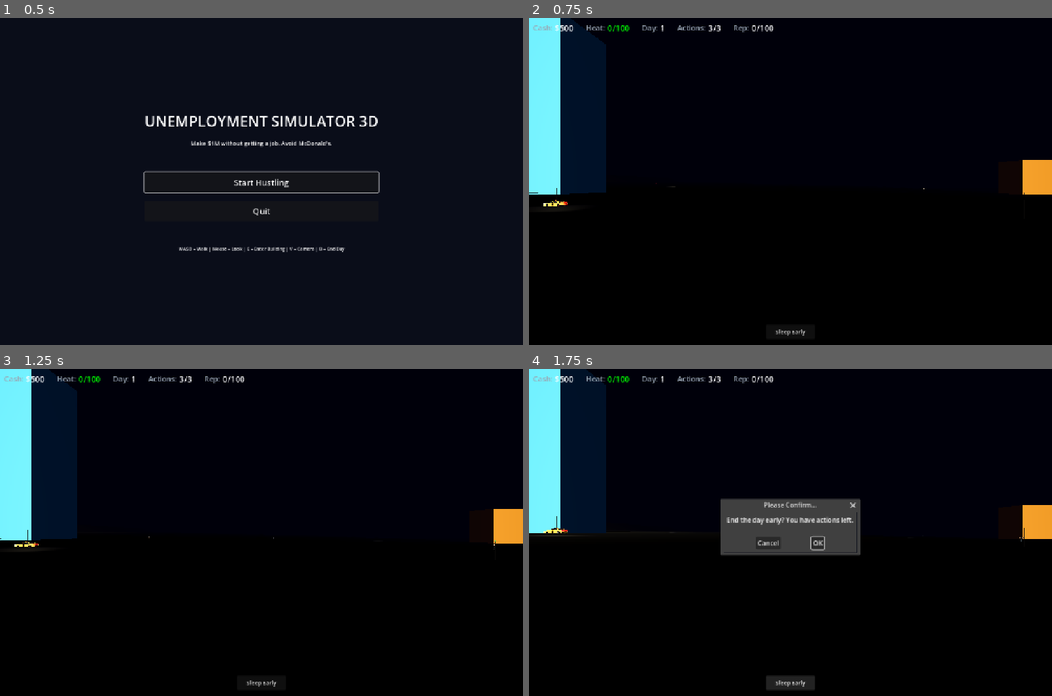
Above: before the commit, frames 1-4 (two rows, left to right).
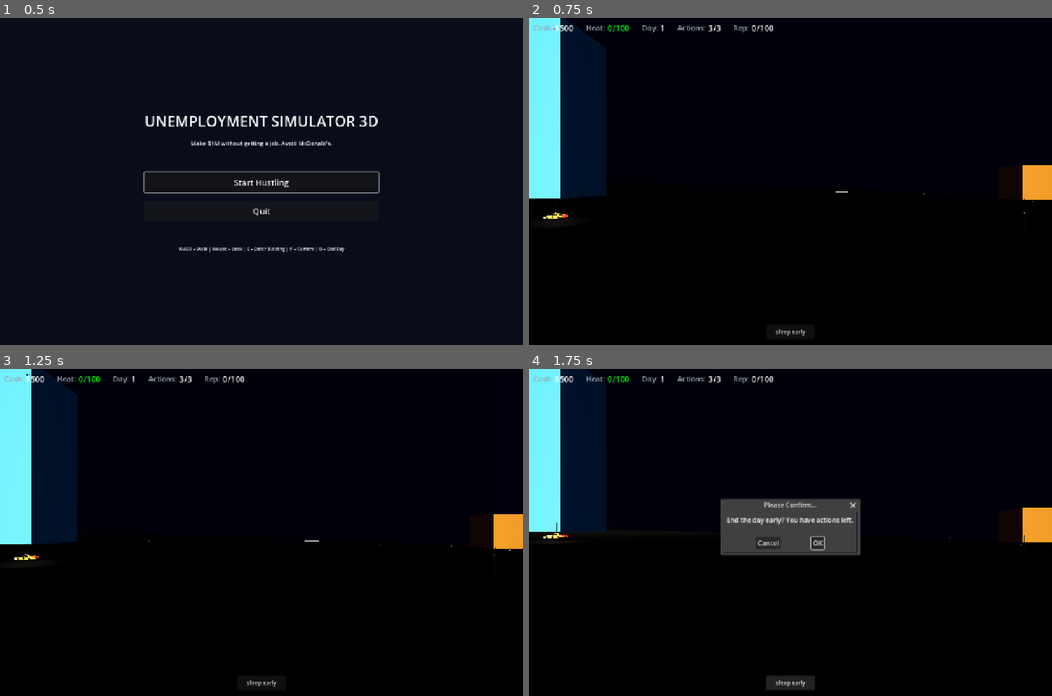
Above: after the commit, the same moments.

Repository: buttergolemcode/unemploymentsimulator
Game: Godot game, scene res://scenes/MainMenu.tscn
Same seed, same stepped clock (60 frames per second), same inputs: the game is played once before the commit and once after it.
Inputs:
- Up to frame 1 (0.5 s): no input
- Up to frame 2 (0.75 s): click "Start Hustling" at 0.5 s
- Up to frame 3 (1.25 s): no input
- Up to frame 4 (1.75 s): click "Sleep Early" at 1.25 s

Frame 1 is identical in both runs. In frame 2, 0.6% of the frame differs, in the area x 0-100%, y 0-62%; in frame 3, 0.5%; in frame 4, 0.3%.

Commit message:
Heightmap terrain: load PNG instead of procedural sin() — real Portofino coast
Generated 1024x1024 heightmap PNG with Python (Pillow) containing:
- Canyon walls at West/North/South edges (80-100m)
- Rural hills (60-80m) with fractal noise
- Suburb rolling hills (40-50m)
- Industrial plateau (25m)
- Downtown gentle slope to harbor (5-15m)
- Harbor at sea level (0m)
- Moon-shaped bay depression at harbor center
- Elevated peninsula jutting into sea (with space for fortress)
- Castle hill above harbor (elevated point)
- Cliffs south of harbor (steep drop)
- Beach north of harbor (gentle slope)
- Ocean east of coast (-3m to -18m)

WorldBuilder.gd changes:
- New _load_heightmap() loads PNG via Image.load_from_file()
- terrain_height() now reads pixel values from heightmap image
  (converts world coords to pixel coords, reads grayscale value,
   multiplies by HEIGHTMAP_MAX_HEIGHT=120m)
- Fallback: returns 0.0 if heightmap not found
- build_world() calls _load_heightmap() first

Files:
- godot/assets/heightmap.png (1024x1024 grayscale, terrain data)
- godot/assets/heightmap_preview.png (colorized for visual reference)
- scripts/generate_heightmap.py (generator script, re-runnable)

Diff:
--- a/godot/scripts/WorldBuilder.gd
+++ b/godot/scripts/WorldBuilder.gd
@@ -45,6 +45,23 @@
 const HARBOR_BASIN_X: float = 1200.0    # harbor basin center X
 const HARBOR_BASIN_W: float = 300.0     # basin width (E-W)
 const HARBOR_BASIN_D: float = 600.0     # basin depth (N-S)
+
+# Heightmap (loaded from PNG, replaces procedural terrain_height)
+static var _heightmap_img: Image = null
+const HEIGHTMAP_PATH: String = "res://assets/heightmap.png"
+const HEIGHTMAP_SIZE: int = 1024
+const HEIGHTMAP_WORLD_SIZE: float = 3000.0
+const HEIGHTMAP_MAX_HEIGHT: float = 120.0
+
+static func _load_heightmap() -> void:
+	if _heightmap_img != null:
+		return
+	var path = ProjectSettings.globalize_path(HEIGHTMAP_PATH)
+	_heightmap_img = Image.load_from_file(path)
+	if _heightmap_img == null:
+		push_warning("Heightmap not found — using flat fallback")
+	else:
+		print("[WorldBuilder] Heightmap loaded: ", _heightmap_img.get_width(), "x", _heightmap_img.get_height())
 
 # District definitions
 static var DISTRICTS: Dictionary = {}
@@ -147,38 +164,15 @@
 # ============================================================
 
 static func terrain_height(x: float, z: float) -> float:
-	# Portofino-inspired: land falls from West (high) to East (sea, low)
-	var noise = _fractal_noise(x, z, 2)
-	# Canyon walls (West/North/South edges)
-	if x < CANYON_EDGE_WEST or z < CANYON_EDGE_NORTH or z > CANYON_EDGE_SOUTH:
-		var dist = 0.0
-		if x < CANYON_EDGE_WEST:
-			dist = max(dist, CANYON_EDGE_WEST - x)
-		if z < CANYON_EDGE_NORTH:
-			dist = max(dist, CANYON_EDGE_NORTH - z)
-		if z > CANYON_EDGE_SOUTH:
-			dist = max(dist, z - CANYON_EDGE_SOUTH)
-		return CANYON_HEIGHT * clamp(dist / 300.0, 0, 1) + noise * 20
-	# Water (east of coast)
-	if x > WATER_OFFSET:
-		return -3.0 - clamp((x - WATER_OFFSET) / 200.0, 0, 1) * 15
-	# Harbor (x: +600 to +1500): sea level (0m)
-	if x > 600:
-		return 0.0 + noise * 0.5
-	# Downtown (x: +100 to +800): gentle hill 5-15m, sloping down to harbor
-	if x > 100:
-		var dt_blend = (800 - x) / 700.0
-		return dt_blend * 15.0 + noise * 2.0
-	# Industrial (x: -600 to +200): plateau at 25m
-	if x > -600:
-		return 25.0 + noise * 3.0
-	# Suburbs (x: -1000 to -400): rolling hills 40-50m
-	if x > -1000:
-		return 45.0 + noise * 8.0
-	# Rural (x: -1200 to -800): higher hills 60-80m
-	if x > -1200:
-		var r_blend = (-800 - x) / 400.0
-		return 60.0 + r_blend * 20.0 + noise * 10.0
+	# Read height from heightmap PNG (generated by scripts/generate_heightmap.py)
+	if _heightmap_img == null:
+		_load_heightmap()
+	if _heightmap_img != null:
+		var px = int((x + HEIGHTMAP_WORLD_SIZE / 2.0) / HEIGHTMAP_WORLD_SIZE * float(_heightmap_img.get_width()))
+		var pz = int((z + HEIGHTMAP_WORLD_SIZE / 2.0) / HEIGHTMAP_WORLD_SIZE * float(_heightmap_img.get_height()))
+		px = clamp(px, 0, _heightmap_img.get_width() - 1)
+		pz = clamp(pz, 0, _heightmap_img.get_height() - 1)
+		return _heightmap_img.get_pixel(px, pz).r * HEIGHTMAP_MAX_HEIGHT
 	return 0.0
 
 static func _hash2(x: float, z: float) -> float:
@@ -215,6 +209,7 @@
 # ============================================================
 
 static func build_world(parent: Node3D) -> void:
+	_load_heightmap()
 	_init_districts()
 	_build_terrain(parent)
 	_build_water(parent)
Binary file added: godot/assets/heightmap.png
Binary file added: godot/assets/heightmap_preview.png
Not shown, added: scripts/generate_heightmap.py
Not shown, added: scripts/patch_heightmap_loader.py
